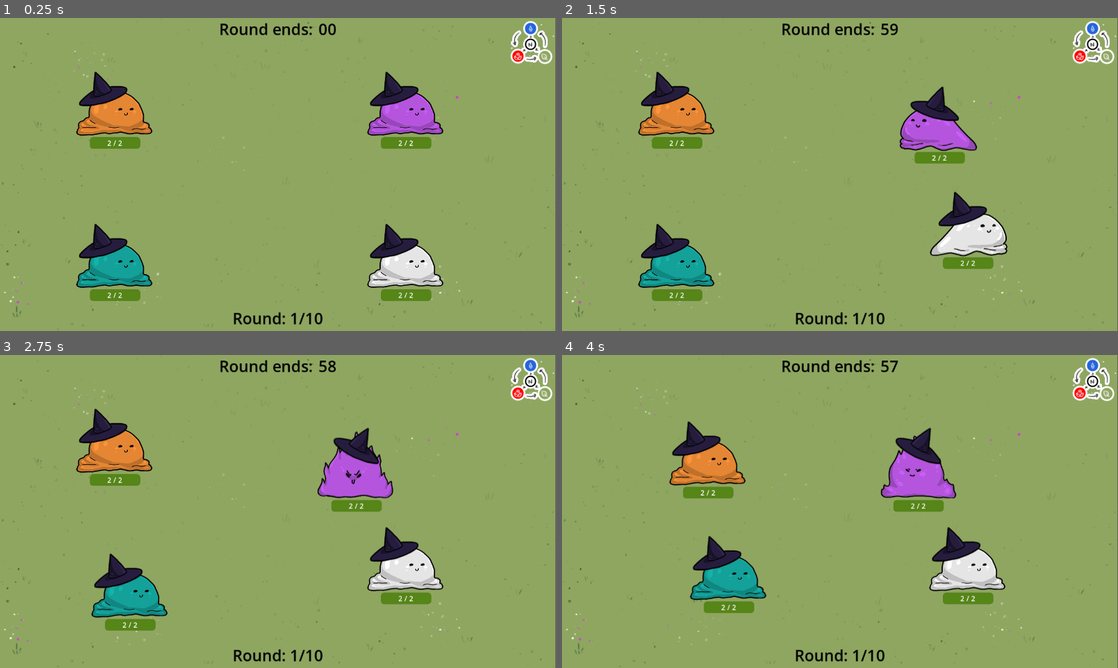
Above: before the commit, frames 1-4 (two rows, left to right).
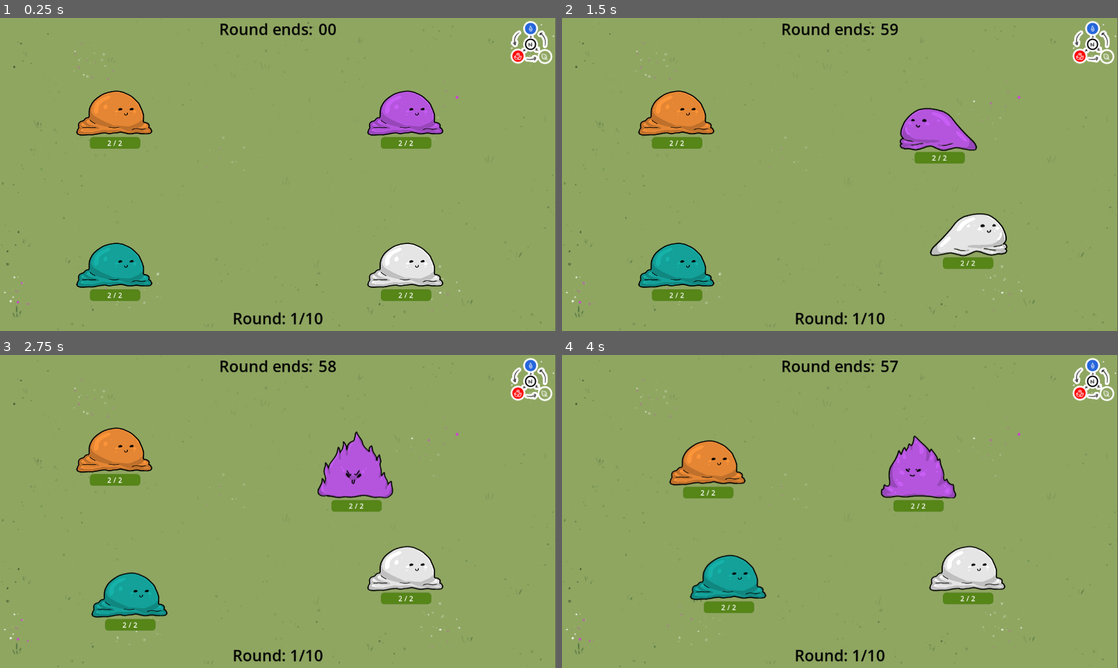
Above: after the commit, the same moments.

Repository: Galitie/mini-tyler-games
Game: Godot game, scene res://tylermon/tylermon.tscn
Same seed, same stepped clock (60 frames per second), same inputs: the game is played once before the commit and once after it. This scene is started directly instead of the project's main scene. Sound files missing from this copy of the repository are replaced by a short silence.
Inputs (mouse positions are in pixels of both pictures, inside the frame that each line leads up to):
- Up to frame 1 (0.25 s): no input
- Up to frame 2 (1.5 s): tap Enter (start) at 0.5, 1.35 s; move the mouse to (962, 158) at 0.52 s; hold Enter (start) 0.53-1.28 s; hold Right (move_piece_right) from 0.53 s (still down); tap Space (jump) at 0.77 s; move the mouse to (728, 190) at 1.27 s
- Up to frame 3 (2.75 s): tap Space (jump) at 1.52 s; move the mouse to (333, 442) at 2.02 s; release Right (move_piece_right) at 2.03 s; hold A (move_left) from 2.03 s (still down); hold Enter (start) from 2.03 s (still down)
- Up to frame 4 (4 s): move the mouse to (812, 574) at 2.77 s; release A (move_left) at 2.78 s; release Enter (start) at 2.78 s; hold Right (move_piece_right) from 2.78 s (still down); tap Enter (start) at 2.85 s; tap Space (jump) at 3.02, 3.77 s; move the mouse to (1006, 558) at 3.52 s; hold Enter (start) from 3.53 s (still down)

The runs differ from the first frame. In frame 1, 1.8% of the frame differs, in the area x 14-76%, y 17-77%; in frame 2, 1.9%, in the area x 14-77%, y 17-77%; in frame 3, 1.8%; in frame 4, 1.9%.
Error in both runs: Cannot call method 'get_node' on a null value. (res://tylermon/tylermon.gd:39)

Commit message:
Lowered walking volume

Diff:
--- a/tylermon/mon.gd
+++ b/tylermon/mon.gd
@@ -63,6 +63,7 @@
 @onready var damage_anim_player = $damage_anim
 @onready var element_player = $scalable_nodes/element
 @onready var audio_player = $audio_player
+@onready var looping_audio_player = $looping_audio_player
 @onready var hat = $scalable_nodes/hat
 
 var cursed_phrases = [
@@ -535,5 +536,9 @@
 
 func play_audio(arr):
 	var audio = load(arr.pick_random())
-	audio_player.stream = audio
-	audio_player.play()
+	if arr == move_sound:
+		looping_audio_player.stream = audio
+		looping_audio_player.play()
+	else:
+		audio_player.stream = audio
+		audio_player.play()
--- a/tylermon/mon.tscn
+++ b/tylermon/mon.tscn
@@ -482,6 +482,11 @@
 "values": [Vector2(-105, -19.5), Vector2(-105, -100)]
 }
 
+[sub_resource type="Animation" id="Animation_1o1it"]
+resource_name = "hat_idle"
+length = 0.4
+loop_mode = 1
+
 [sub_resource type="Animation" id="Animation_i6xwv"]
 resource_name = "hurt"
 length = 0.25
@@ -526,11 +531,6 @@
 "values": [Color(1, 1, 1, 0), Color(1, 1, 1, 1), Color(1, 1, 1, 1), Color(1, 1, 1, 0)]
 }
 
-[sub_resource type="Animation" id="Animation_1o1it"]
-resource_name = "hat_idle"
-length = 0.4
-loop_mode = 1
-
 [sub_resource type="AnimationLibrary" id="AnimationLibrary_ejfqx"]
 _data = {
 "damage_amount": SubResource("Animation_lk8iw"),
@@ -611,9 +611,10 @@
 randomness = 0.03
 
 [node name="hat" type="AnimatedSprite2D" parent="scalable_nodes"]
+visible = false
 position = Vector2(-11, -41)
 sprite_frames = SubResource("SpriteFrames_4inlb")
-animation = &"upgrade_bad"
+animation = &"upgrade_idle"
 
 [node name="timer" type="Timer" parent="."]
 wait_time = 3.0
@@ -756,6 +757,7 @@
 
 [node name="looping_audio_player" type="AudioStreamPlayer2D" parent="."]
 stream = ExtResource("25_fij4l")
+volume_db = -8.411
 
 [connection signal="area_entered" from="scalable_nodes/hurt_box" to="." method="_on_hurt_box_area_entered"]
 [connection signal="area_entered" from="scalable_nodes/basic_atk_box" to="." method="_on_hurt_box_area_entered"]
